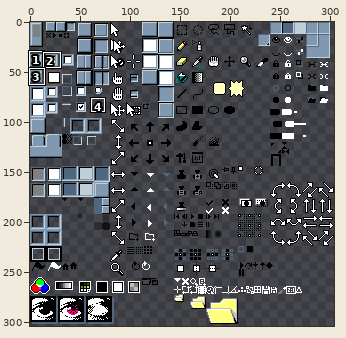
One commit to this sprite sheet: Aseprite 95/rainy-day/sheet.png. Above, an overview of the earlier version with the close-up marked.
Close-up. The starting point:
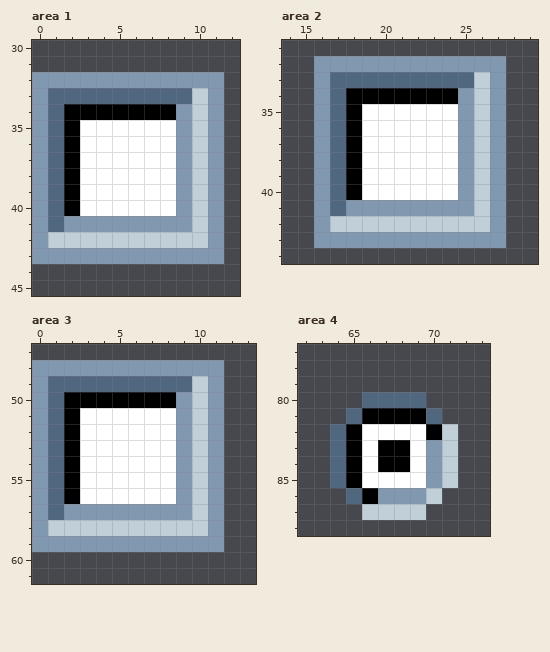
The file is 304x304 pixels. Pixels under 10% opacity are left out. Colours within 5 levels of each other are drawn and written as one. Shown: area 1: x 0..12, y 30..45; area 2: x 14..29, y 31..44; area 3: x 0..13, y 47..61; area 4: x 62..73, y 77..88. The commit also changed other parts of the picture, which this record leaves out.
And afterwards:
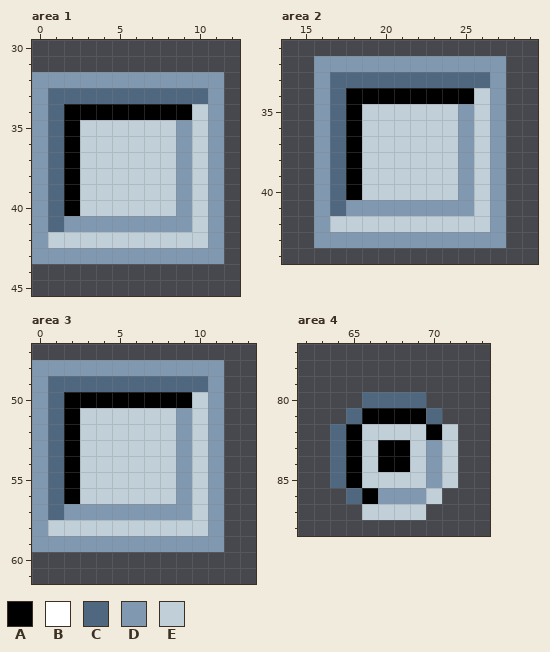
Palette (. is transparent): A #000000  B #ffffff  C #4f677f  D #8098b0  E #c0cfd8
The edit:
Area 1:
Colour D becomes colour A in row 34 at x 9.
Colour E becomes colour C in row 33 at x 10.
Colour B becomes colour E in rows 35 to 40 at x 3 to 8.
Area 2:
Colour D becomes colour A in row 34 at x 25.
Colour E becomes colour C in row 33 at x 26.
Colour B becomes colour E in rows 35 to 40 at x 19 to 24.
Area 3:
Colour D becomes colour A in row 50 at x 9.
Colour E becomes colour C in row 49 at x 10.
Colour B becomes colour E in rows 51 to 56 at x 3 to 8.
Area 4:
Colour B becomes colour E in row 82 at x 66 to 69; in rows 83 to 84 at x 66 and 69; in row 85 at x 66 to 69.
